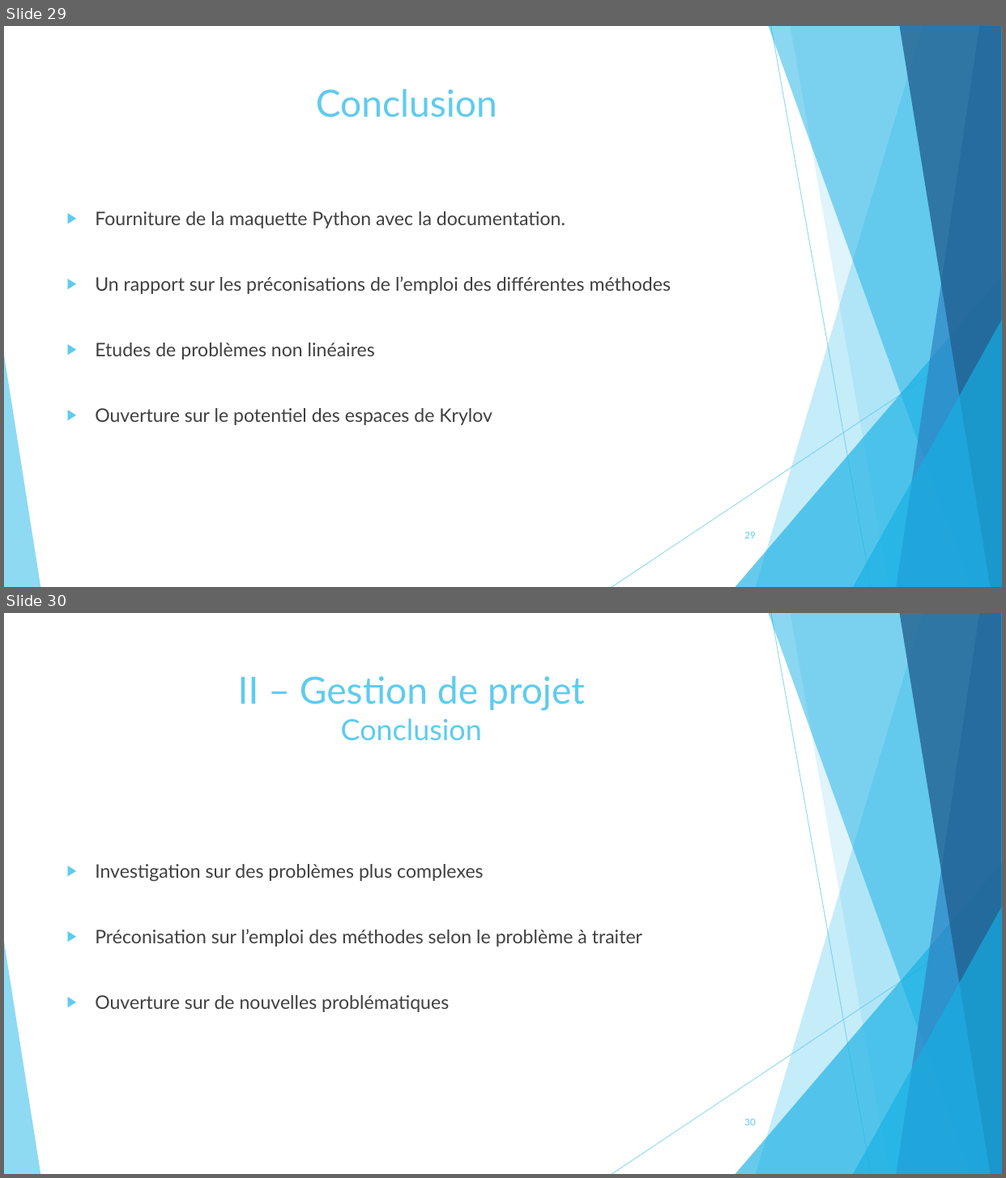
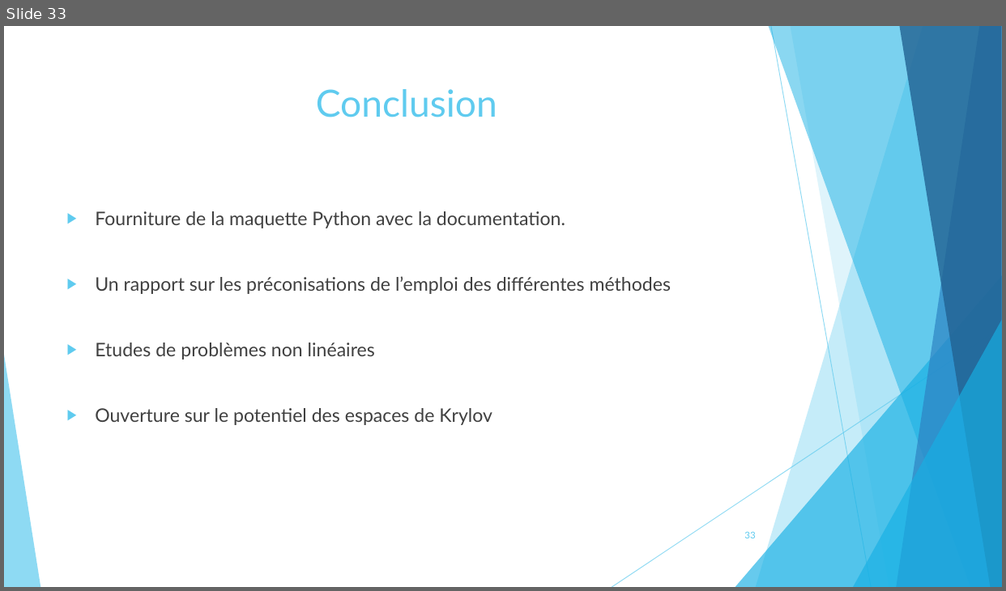
Before and after one commit to pierreXVI/PIE, a slide deck: oral_presentation/Oral_presentation_12_02_2019.pptx. Shown one above the other, each under a label of ours: slides 29 and 30 before the commit, slide 33 after it. The pictures are 1006x1178 and 1006x591 pixels, drawn with LibreOffice and Linux fonts; fonts in the diff are those of the drawing. Boxes give left, top, right and bottom in pixels: in the first picture for what was removed or moved away, otherwise in the second. Text is boxed around its words. In the diff, an @@ line names an element or a change of style, - is before the commit and + after.

```diff
--- a/oral_presentation/Oral_presentation_12_02_2019.pptx
+++ b/oral_presentation/Oral_presentation_12_02_2019.pptx
@@ slide 30 removed at box(4, 613, 1002, 1174), background #FFFFFF; not listed: 10 template elements that a slide beside it also shows @@
@@ title removed at box(238, 676, 585, 741) @@
-II – Gestion de projet
-Conclusion
@@ text removed at box(95, 864, 642, 1012) @@
-▶ Investigation sur des problèmes plus complexes
-▶ Préconisation sur l’emploi des méthodes selon le problème à traiter
-▶ Ouverture sur de nouvelles problématiques
@@ page number removed at box(744, 1118, 755, 1126) @@
-30
@@ what was slide 29 is now slide 33 @@
@@ page number at box(744, 531, 755, 539): text changed @@
-29
+33
```
Also in this commit, not shown: 5 slides added, 1 other slide removed, 12 other files.
